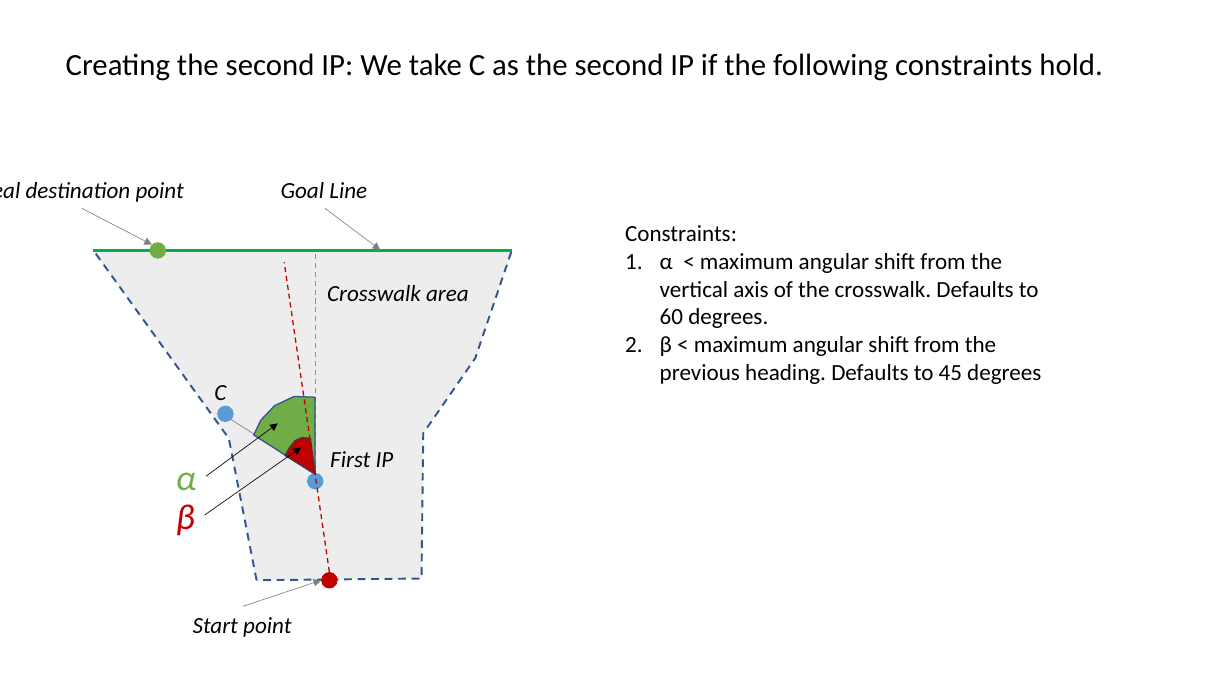
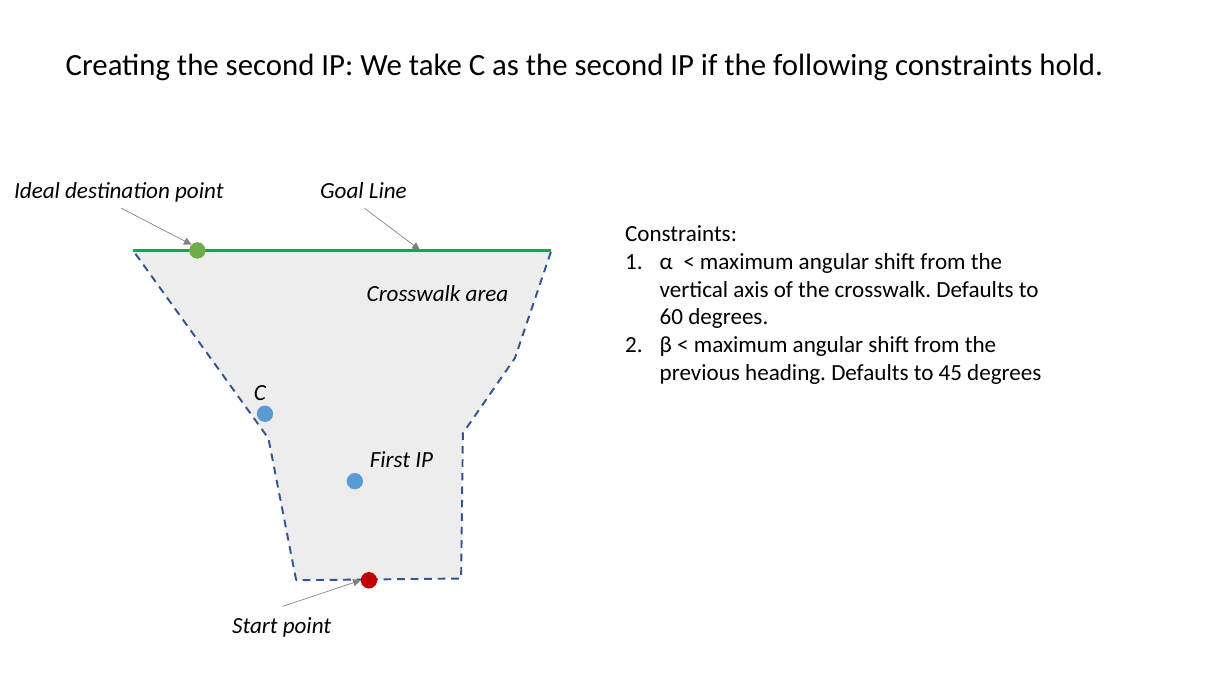
Before and after one commit to adhocmaster/carla-jaywalker-experiments, a slide deck: slide 18 of docs/Soft-Trajectory-Generation.pptx (slide 14 before the commit). Drawn at 1232x693 pixels with LibreOffice and Linux fonts; fonts in the diff are those of the drawing. Boxes give left, top, right and bottom in pixels: in the first picture for what was removed or moved away, otherwise in the second. Text is boxed around its words. In the diff, an @@ line names an element or a change of style, - is before the commit and + after.

```diff
--- a/docs/Soft-Trajectory-Generation.pptx
+++ b/docs/Soft-Trajectory-Generation.pptx
@@ line removed from (329, 572) to (285, 262) @@
@@ line removed from (315, 473) to (315, 250) @@
@@ freeform shape removed at (254,396,315,474) @@
@@ arrow removed from (204, 515) to (301, 447) @@
@@ arrow removed from (206, 476) to (278, 423) @@
@@ line removed from (315, 473) to (231, 420) @@
@@ freeform shape removed at (282,436,319,481) @@
@@ text removed at (176,472,196,491) @@
-α
@@ text removed at (176,504,195,536) @@
-β
@@ 6 texts, 4 ellipses, 3 arrows, 2 lines, 1 freeform shape: place and size @@
-6 texts, 4 ellipses, 3 arrows, 2 lines, 1 freeform shape at (26,182,512,637)
+6 texts, 4 ellipses, 3 arrows, 2 lines, 1 freeform shape at (14,182,552,637)
```
Also in this commit, not shown: 4 other slides changed, 7 slides added.
